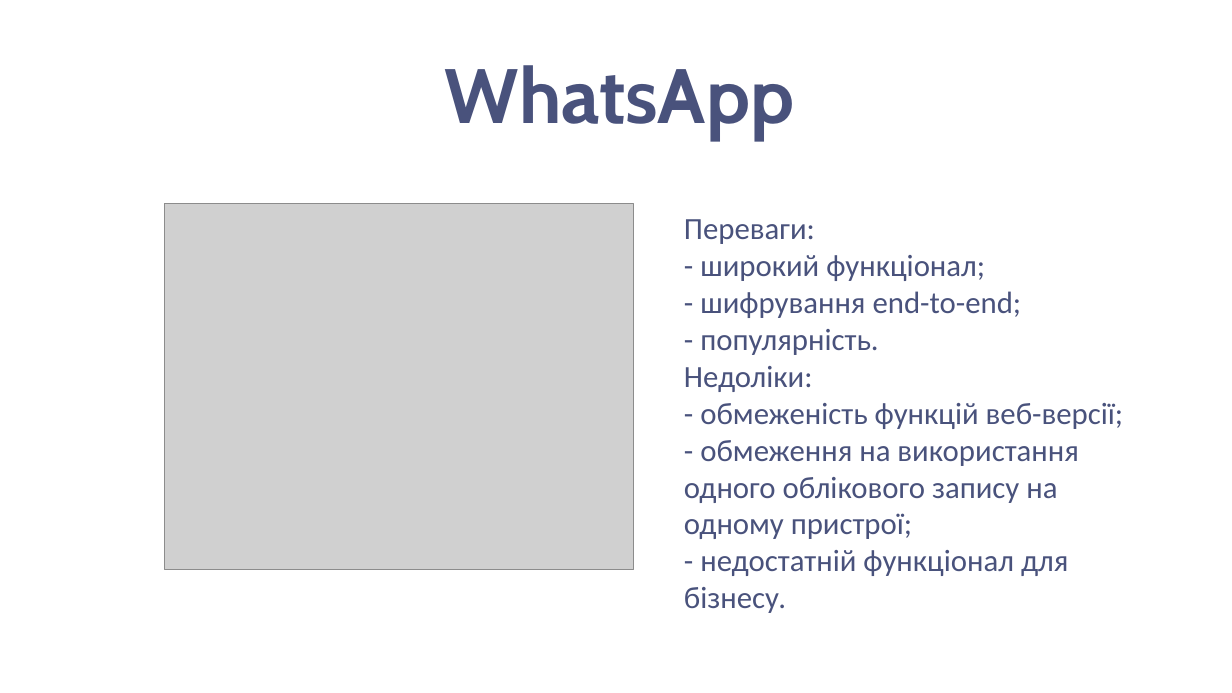
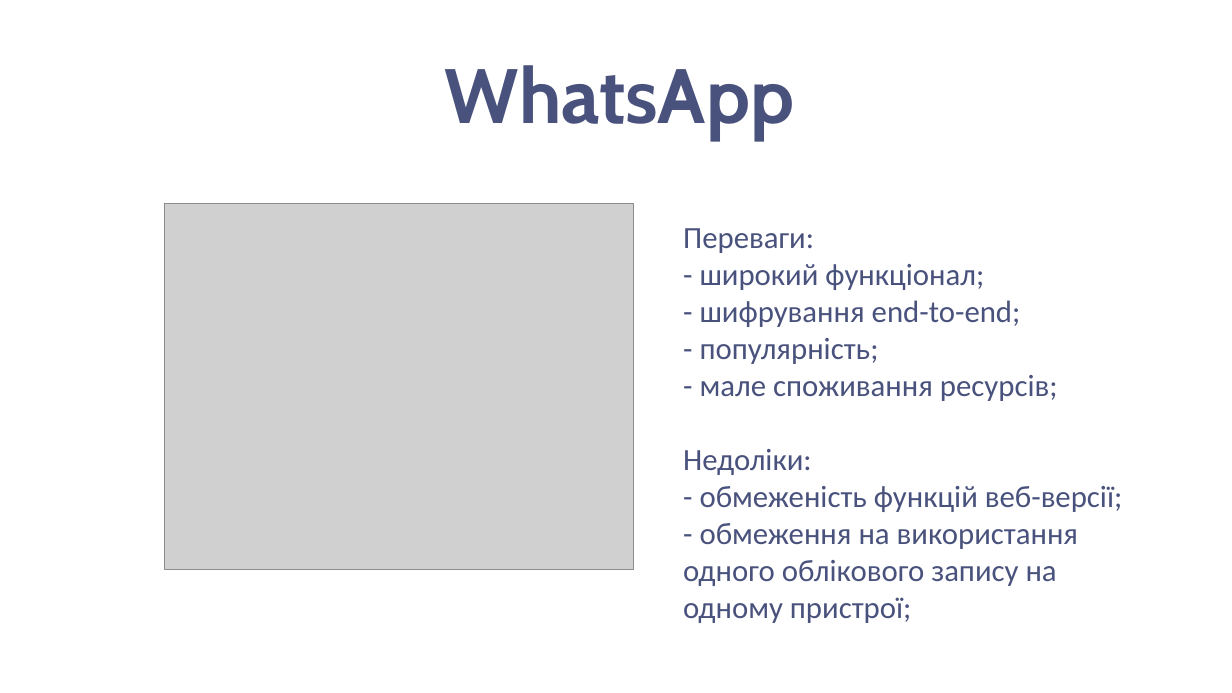
Before and after one commit to grozer221/Diplom, a slide deck: slide 4 of Презентація.pptx (slide 5 before the commit). Drawn at 1232x693 pixels with LibreOffice and Linux fonts; fonts in the diff are those of the drawing; grey boxes stand for pictures; background and template pictures are left out. Boxes give left, top, right and bottom in pixels: in the first picture for what was removed or moved away, otherwise in the second. Text is boxed around its words. In the diff, an @@ line names an element or a change of style, - is before the commit and + after.

```diff
--- a/Презентація.pptx
+++ b/Презентація.pptx
@@ text "Переваги:": place and size @@
-text "Переваги:" at box(684, 219, 1123, 613)
+text "Переваги:" at box(683, 228, 1122, 623)
@@ text at box(700, 338, 1058, 401): text changed @@
-- популярність.
+- популярність;
+- мале споживання ресурсів;
@@ text at box(684, 550, 1069, 613): paragraph removed @@
-- недостатній функціонал для бізнесу.
```
Also in this commit, not shown: 3 other slides changed, 2 slides added, 1 slide removed, 2 other files.
